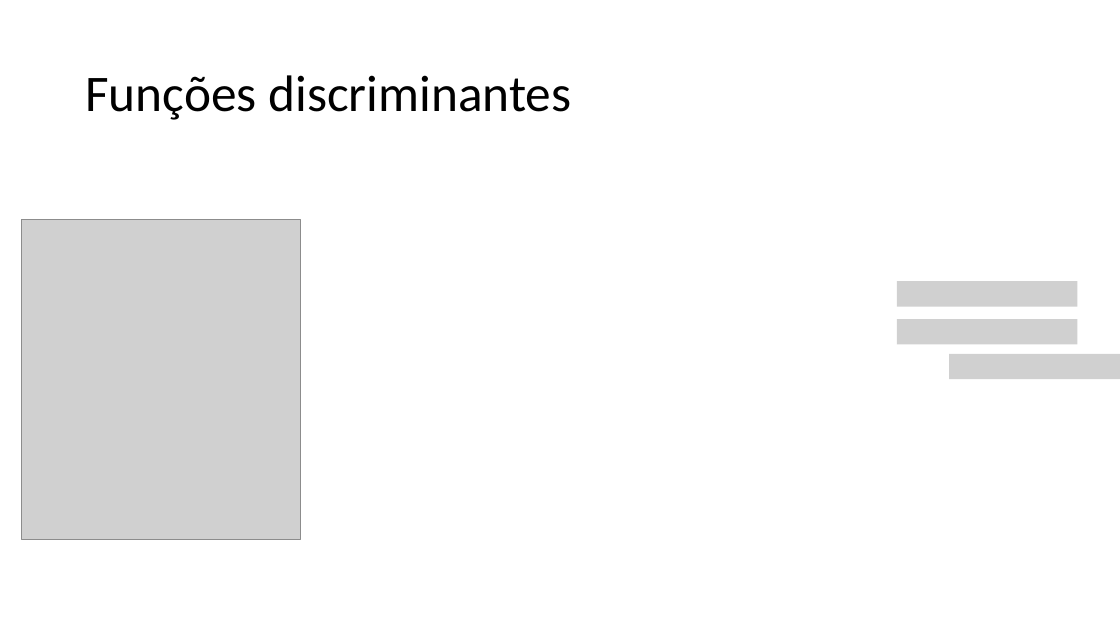
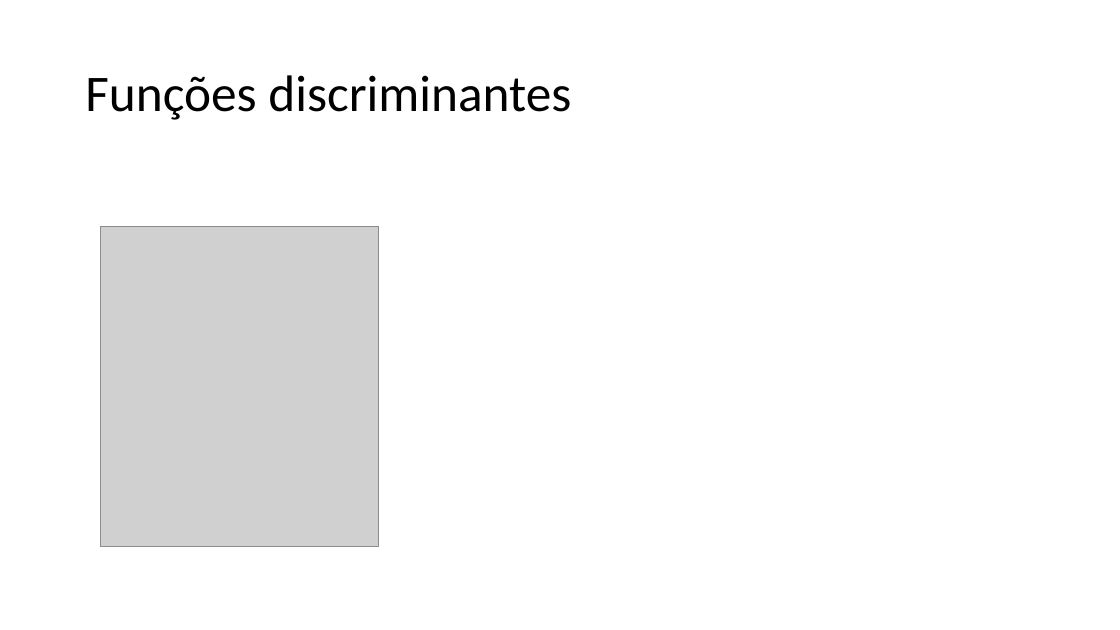
Before and after one commit to zz4fap/c24_inteligencia_artificial, a slide deck: slide 18 of slides/C24_Classificação.pptx (slide 17 before the commit). Drawn at 1120x630 pixels with LibreOffice and Linux fonts; fonts in the diff are those of the drawing; grey boxes stand for pictures. Boxes give left, top, right and bottom in pixels: in the first picture for what was removed or moved away, otherwise in the second. Text is boxed around its words. In the diff, an @@ line names an element or a change of style, - is before the commit and + after.

```diff
--- a/slides/C24_Classificação.pptx
+++ b/slides/C24_Classificação.pptx
@@ picture: place and size @@
-picture at box(22, 219, 301, 539)
+picture at box(101, 227, 380, 547)
@@ picture removed at box(897, 281, 1078, 307) @@
@@ picture removed at box(897, 319, 1078, 344) @@
@@ picture removed at box(949, 354, 1120, 379) @@
```
Also in this commit, not shown: 7 other slides changed, 3 slides added, 1 slide removed.
